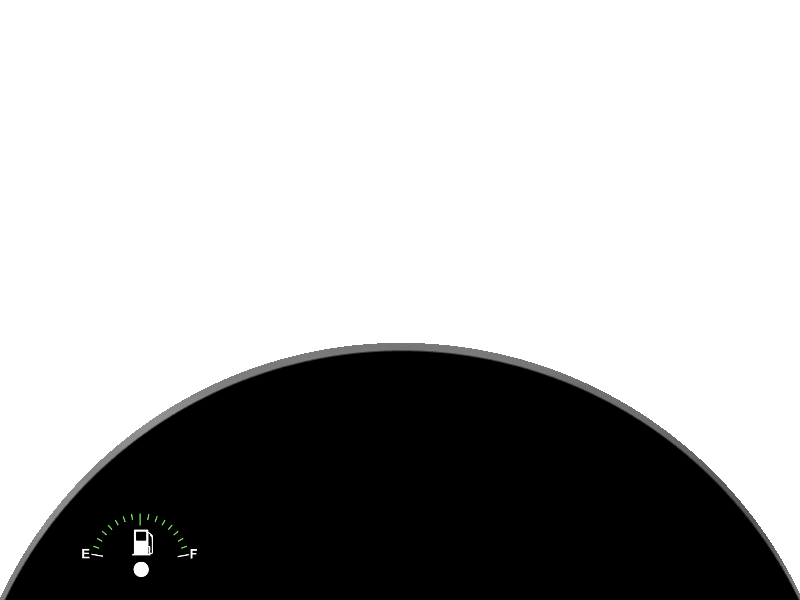
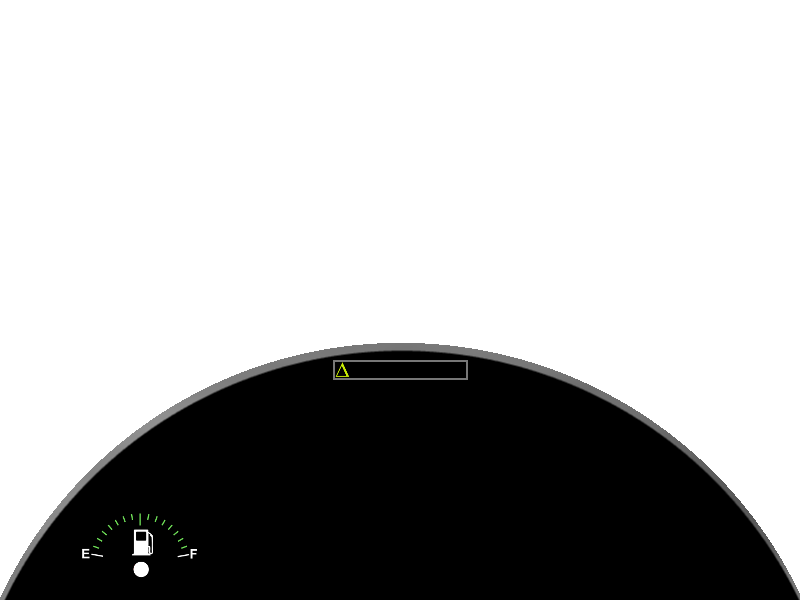
Layer changes from the first 800 x 600 image to the second:
renamed "Background" to "dash-round.png", painted on it over [left=333, top=360, right=468, bottom=380]
